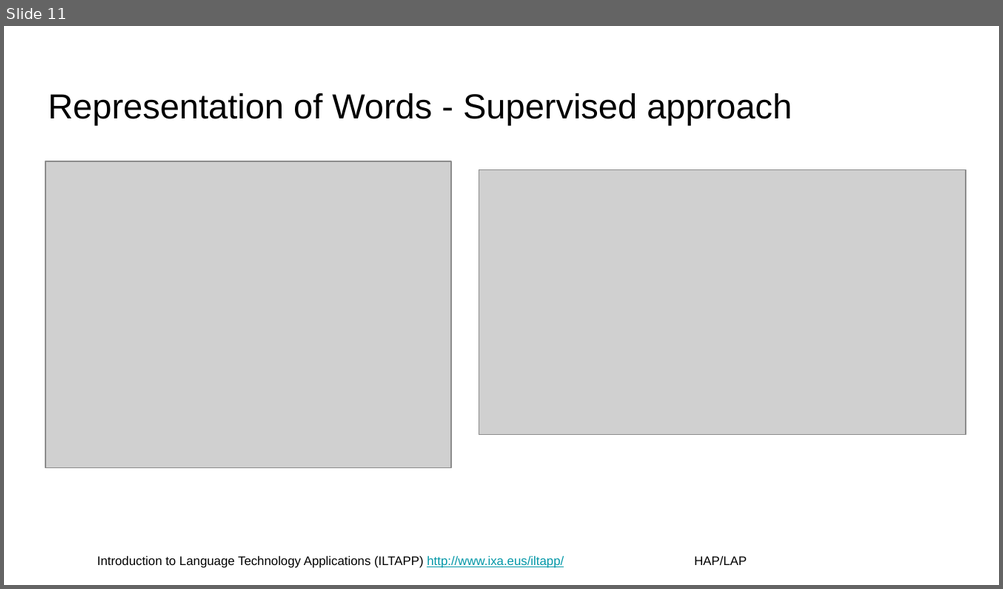
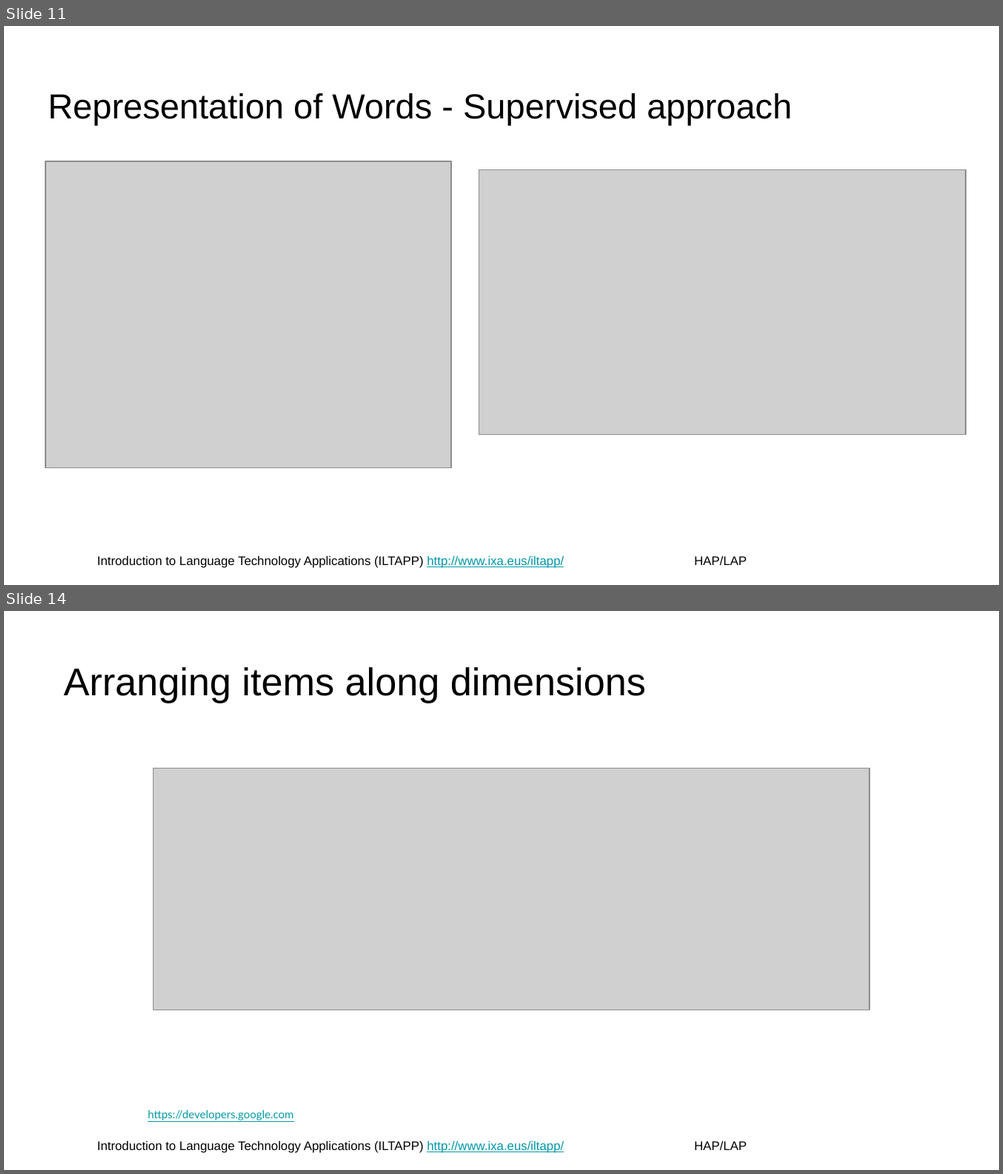
Before and after one commit to juletx/nlp-applications, a slide deck: slides/02-text-classification.pptx. Shown one above the other, each under a label of ours: slide 11 before the commit, slides 11 and 14 after it; the slides between them are not shown. The pictures are 1003x589 and 1003x1174 pixels, drawn with LibreOffice and Linux fonts; fonts in the diff are those of the drawing; grey boxes stand for pictures; background and template pictures are left out. Boxes give left, top, right and bottom in pixels: in the first picture for what was removed or moved away, otherwise in the second. Text is boxed around its words. In the diff, an @@ line names an element or a change of style, - is before the commit and + after.

```diff
--- a/slides/02-text-classification.pptx
+++ b/slides/02-text-classification.pptx
@@ slide 14 added at [4, 611, 999, 1170], background #FFFFFF; not listed: 1 template element that a slide beside it also shows @@
@@ title added at [64, 667, 646, 703], 28 pt, text #000000 @@
+Arranging items along dimensions
@@ picture added at [153, 768, 869, 1011] @@
@@ text added at [148, 1111, 293, 1121], 8 pt, text #0097A7, underline @@
+https://developers.google.com
```
Also in this commit, not shown: 1 slide changed, 7 other slides added, 1 other file.
